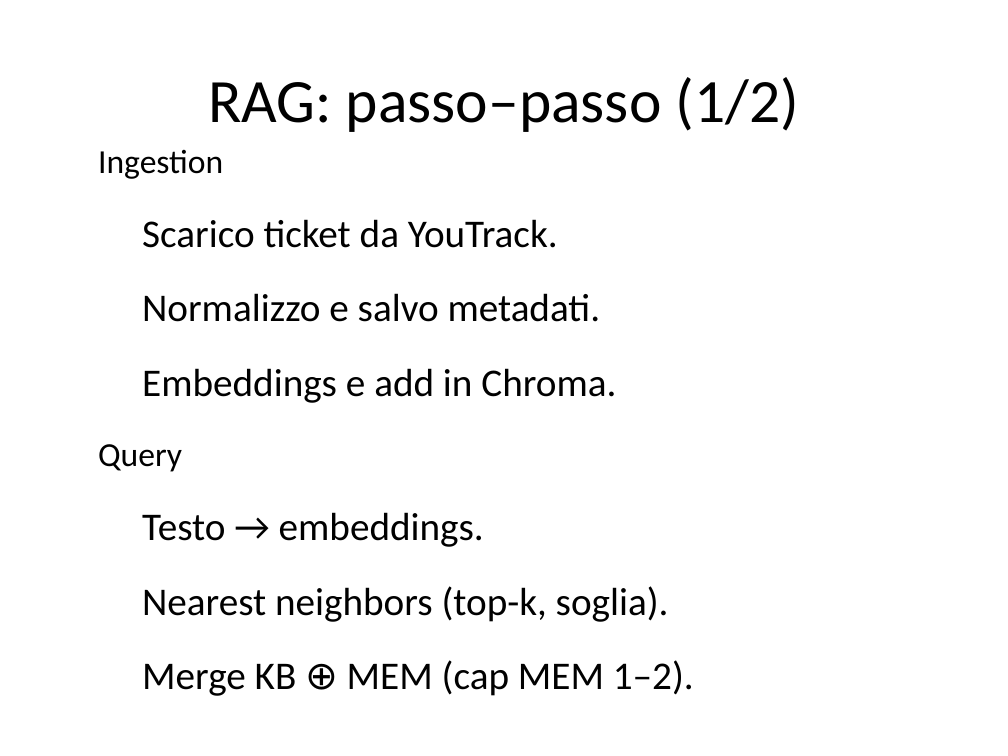
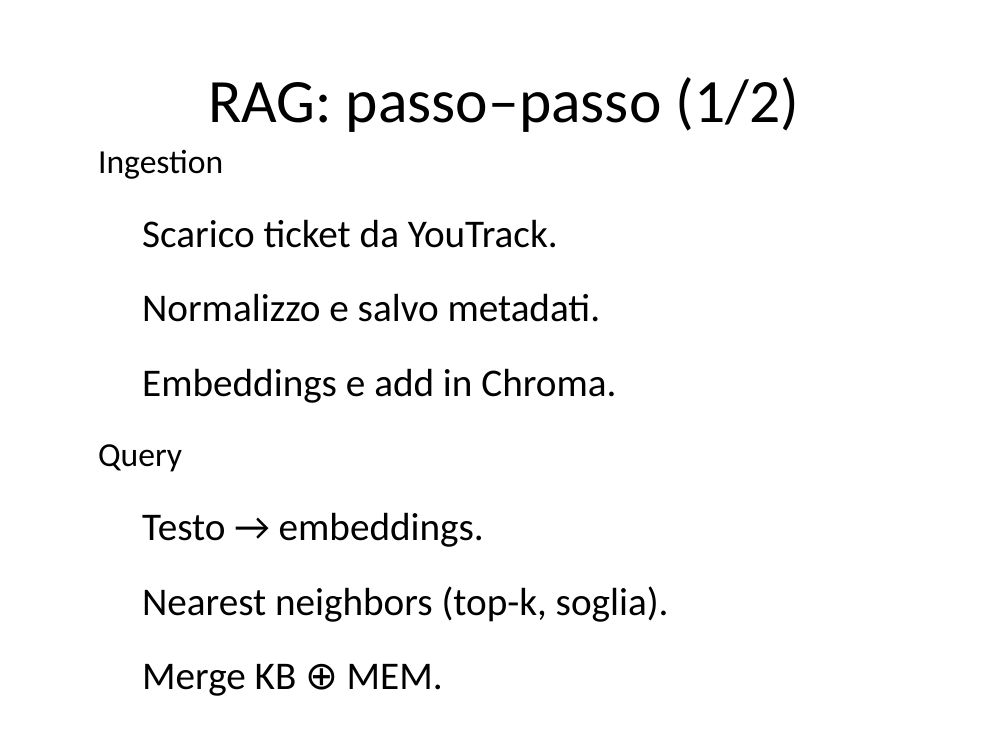
Before and after one commit to fabioantonini/TicketsAnalyzerAI, a slide deck: slide 7 of documenti/YouTrack_RAG_Support_App_Presentation.odp (slide 6 before the commit). Drawn at 1008x756 pixels with LibreOffice and Linux fonts; fonts in the diff are those of the drawing; background and template pictures are left out. Boxes give left, top, right and bottom in pixels: in the first picture for what was removed or moved away, otherwise in the second. Text is boxed around its words. In the diff, an @@ line names an element or a change of style, - is before the commit and + after.

```diff
--- a/documenti/YouTrack_RAG_Support_App_Presentation.odp
+++ b/documenti/YouTrack_RAG_Support_App_Presentation.odp
@@ text at (142,664,443,696): text changed @@
-  – Merge KB ⊕ MEM (cap MEM 1–2).
+  – Merge KB ⊕ MEM.
```
Also in this commit, not shown: 1 slide added, 2 other files.
